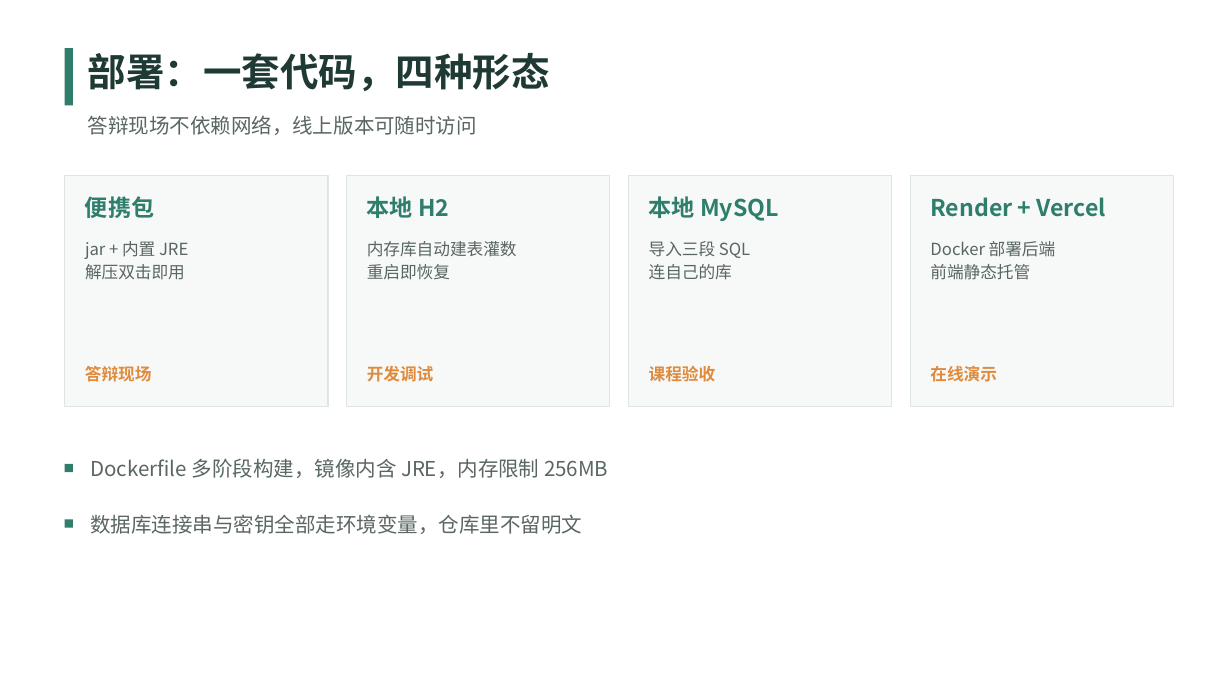
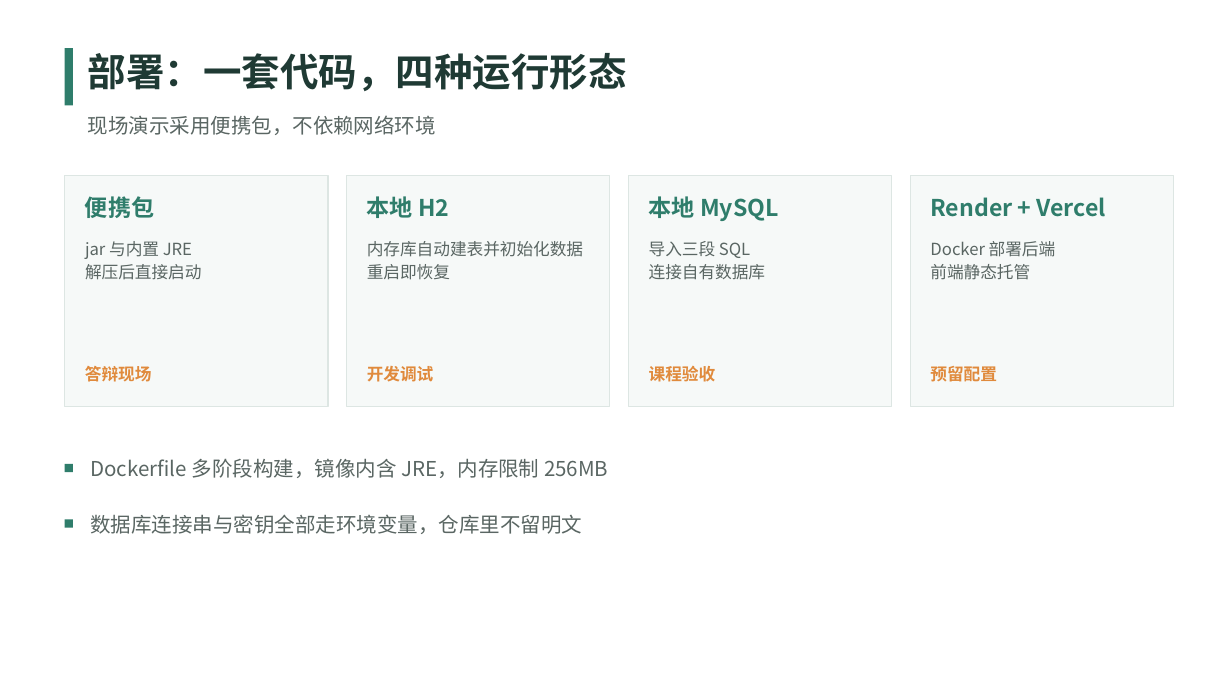
Before and after one commit to tkRRRRRR/Campus-Event-Management-System, a slide deck: slide 15 of doc/答辩PPT.pptx. Drawn at 1232x693 pixels with LibreOffice and Linux fonts; fonts in the diff are those of the drawing. Boxes give left, top, right and bottom in pixels: in the first picture for what was removed or moved away, otherwise in the second. Text is boxed around its words. In the diff, an @@ line names an element or a change of style, - is before the commit and + after.

```diff
--- a/doc/答辩PPT.pptx
+++ b/doc/答辩PPT.pptx
@@ text at (88, 53, 627, 91): text changed @@
-部署：一套代码，四种形态
+部署：一套代码，四种运行形态
@@ text at (88, 115, 436, 135): text changed @@
-答辩现场不依赖网络，线上版本可随时访问
+现场演示采用便携包，不依赖网络环境
@@ text at (85, 241, 201, 280): text changed @@
-jar + 内置 JRE
-解压双击即用
+jar 与内置 JRE
+解压后直接启动
@@ text at (367, 241, 583, 257): text changed @@
-内存库自动建表灌数
+内存库自动建表并初始化数据
@@ text at (649, 264, 766, 280): text changed @@
-连自己的库
+连接自有数据库
@@ text at (930, 363, 997, 385): text changed @@
-在线演示
+预留配置
```
Also in this commit, not shown: 10 other slides changed, 27 other files.
